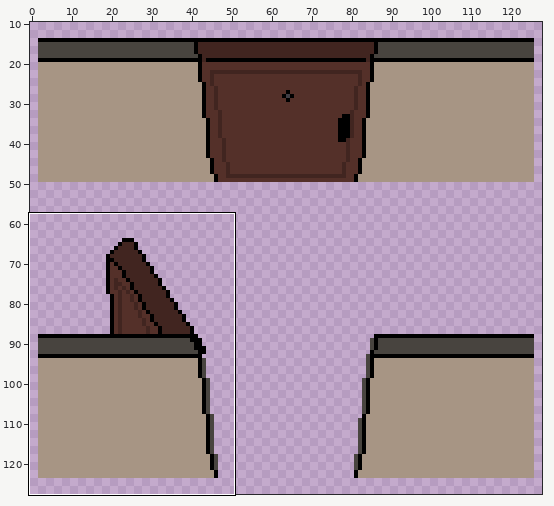
Two states of a sprite sheet, Assets/Import/MainScene/door.png. The picture above shows the old version from afar; the outline marks the close-up.
Close-up. The starting point:
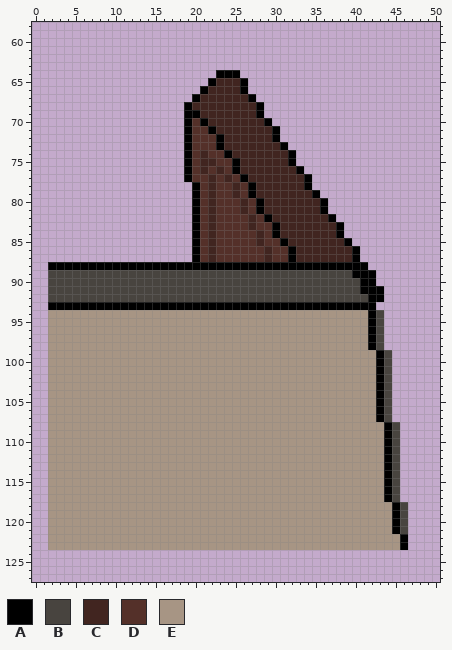
The file is 128x128 pixels. Shown: x 0..50, y 58..127. The wide view leaves out empty margins. The commit also changed other parts of the picture, which this record leaves out.
Palette (. is transparent): A #000000  B #48443f  C #412520  D #543029  E #a79584
Pixels before (only the part around the change), first column x 0:
 58 ...................................................
 59 ...................................................
 60 ...................................................
 61 ...................................................
 62 ...................................................
 63 ...................................................
 64 .......................AAA.........................
 65 ......................ACCCA........................
 66 .....................ACCCCA........................
 67 ....................ACCCCCCA.......................
 68 ...................ACCCCCCCCA......................
 69 ...................AACCCCCCCA......................
 70 ...................ADACCCCCCCA.....................
 71 ...................ADDACCCCCCCA....................
 72 ...................ADDDACCCCCCA....................
 73 ...................ADDDACCCCCCCA...................
 74 ...................ADCDDACCCCCCCA..................
 75 ...................ADCCDDACCCCCCA..................
 76 ...................ADCDCDACCCCCCCA.................
 77 ...................ADDCDCDACCCCCCCA................
 78 ....................ADCDDCDACCCCCCA................
 79 ....................ADCDDCDACCCCCCCA...............
 80 ....................ADCDDDCDACCCCCCCA..............
 81 ....................ADCDDDCDACCCCCCCA..............
 82 ....................ADCDDDDCDACCCCCCCA.............
 83 ....................ADCDDDDCDDACCCCCCCA............
 84 ....................ADCDDDDDCDACCCCCCCA............
 85 ....................ADCDDDDDCDDACCCCCCCA...........
 86 ....................ADCDDDDDDCDDACCCCCCCA..........
 87 ....................ADCDDDDDDCDDACCCCCCCA..........
 88 ..AAAAAAAAAAAAAAAAAAAAAAAAAAAAAAAAAAAAAAAA.........
 89 ..BBBBBBBBBBBBBBBBBBBBBBBBBBBBBBBBBBBBBBAAA........
 90 ..BBBBBBBBBBBBBBBBBBBBBBBBBBBBBBBBBBBBBBBAA........
 91 ..BBBBBBBBBBBBBBBBBBBBBBBBBBBBBBBBBBBBBBBAAA.......
 92 ..BBBBBBBBBBBBBBBBBBBBBBBBBBBBBBBBBBBBBBBBAA.......
 93 ..AAAAAAAAAAAAAAAAAAAAAAAAAAAAAAAAAAAAAAAAA........
 94 ..EEEEEEEEEEEEEEEEEEEEEEEEEEEEEEEEEEEEEEEEAB.......
 95 ..EEEEEEEEEEEEEEEEEEEEEEEEEEEEEEEEEEEEEEEEAB.......
 96 ..EEEEEEEEEEEEEEEEEEEEEEEEEEEEEEEEEEEEEEEEAB.......
 97 ..EEEEEEEEEEEEEEEEEEEEEEEEEEEEEEEEEEEEEEEEAB.......
 98 ..EEEEEEEEEEEEEEEEEEEEEEEEEEEEEEEEEEEEEEEEAB.......
 99 ..EEEEEEEEEEEEEEEEEEEEEEEEEEEEEEEEEEEEEEEEEAB......
100 ..EEEEEEEEEEEEEEEEEEEEEEEEEEEEEEEEEEEEEEEEEAB......
101 ..EEEEEEEEEEEEEEEEEEEEEEEEEEEEEEEEEEEEEEEEEAB......
102 ..EEEEEEEEEEEEEEEEEEEEEEEEEEEEEEEEEEEEEEEEEAB......
103 ..EEEEEEEEEEEEEEEEEEEEEEEEEEEEEEEEEEEEEEEEEAB......
104 ..EEEEEEEEEEEEEEEEEEEEEEEEEEEEEEEEEEEEEEEEEAB......
105 ..EEEEEEEEEEEEEEEEEEEEEEEEEEEEEEEEEEEEEEEEEAB......
106 ..EEEEEEEEEEEEEEEEEEEEEEEEEEEEEEEEEEEEEEEEEAB......
107 ..EEEEEEEEEEEEEEEEEEEEEEEEEEEEEEEEEEEEEEEEEAB......
108 ..EEEEEEEEEEEEEEEEEEEEEEEEEEEEEEEEEEEEEEEEEEAB.....
109 ..EEEEEEEEEEEEEEEEEEEEEEEEEEEEEEEEEEEEEEEEEEAB.....
110 ..EEEEEEEEEEEEEEEEEEEEEEEEEEEEEEEEEEEEEEEEEEAB.....
111 ..EEEEEEEEEEEEEEEEEEEEEEEEEEEEEEEEEEEEEEEEEEAB.....
112 ..EEEEEEEEEEEEEEEEEEEEEEEEEEEEEEEEEEEEEEEEEEAB.....
113 ..EEEEEEEEEEEEEEEEEEEEEEEEEEEEEEEEEEEEEEEEEEAB.....
114 ..EEEEEEEEEEEEEEEEEEEEEEEEEEEEEEEEEEEEEEEEEEAB.....
115 ..EEEEEEEEEEEEEEEEEEEEEEEEEEEEEEEEEEEEEEEEEEAB.....
116 ..EEEEEEEEEEEEEEEEEEEEEEEEEEEEEEEEEEEEEEEEEEAB.....
117 ..EEEEEEEEEEEEEEEEEEEEEEEEEEEEEEEEEEEEEEEEEEAB.....
118 ..EEEEEEEEEEEEEEEEEEEEEEEEEEEEEEEEEEEEEEEEEEEAB....
119 ..EEEEEEEEEEEEEEEEEEEEEEEEEEEEEEEEEEEEEEEEEEEAB....
120 ..EEEEEEEEEEEEEEEEEEEEEEEEEEEEEEEEEEEEEEEEEEEAB....
121 ..EEEEEEEEEEEEEEEEEEEEEEEEEEEEEEEEEEEEEEEEEEEAB....
122 ..EEEEEEEEEEEEEEEEEEEEEEEEEEEEEEEEEEEEEEEEEEEEA....
123 ..EEEEEEEEEEEEEEEEEEEEEEEEEEEEEEEEEEEEEEEEEEEEA....
124 ...................................................
125 ...................................................
126 ...................................................
127 ...................................................
And afterwards:
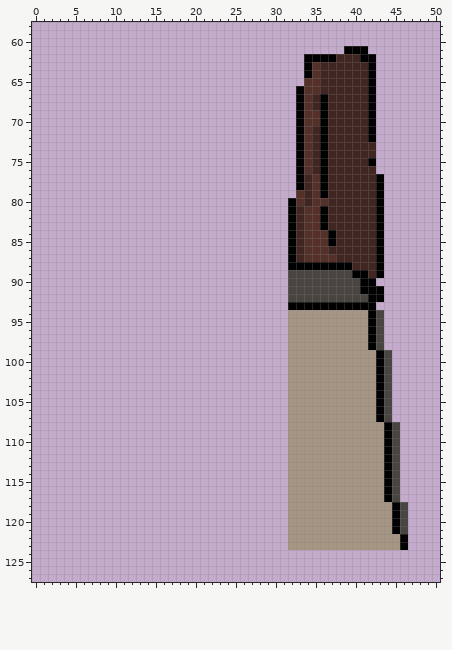
What changed:
Changed rows in their new state; - is an unchanged pixel.
first column x 2:
 61 -------------------------------------AAA--
 62 --------------------------------AAAACCCAA-
 63 --------------------------------ADCCCCCCA-
 64 ---------------------...--------ADCCCCCCA-
 65 --------------------.....-------DDCCCCCCA-
 66 -------------------......------ADDCCCCCCA-
 67 ------------------........-----ADCACCCCCA-
 68 -----------------..........----ADCACCCCCA-
 69 -----------------..........----ADDACCCCCA-
 70 -----------------...........---ADDACCCCCA-
 71 -----------------............--ADCACCCCCA-
 72 -----------------............--ADCACCCCCA-
 73 -----------------.............-ADCACCCCCC-
 74 -----------------..............ADCACCCCCC-
 75 -----------------..............ADCACCCCCA-
 76 -----------------..............-DCACCCCCC-
 77 -----------------..............ACDACCCCCCA
 78 ------------------.............ACDACCCCCCA
 79 ------------------.............D-DACCCCCCA
 80 ------------------............AD-DDCCCCCCA
 81 ------------------............A-DD-CCCCCCA
 82 ------------------............A-DDACCCCCCA
 83 ------------------............A-DDA-CCCCCA
 84 ------------------............A-DDDACCCCCA
 85 ------------------............A-DDDA-CCCCA
 86 ------------------............--DDD---CCCA
 87 ------------------............--DDDD--CCCA
 88 ..............................--------CCCA
 89 ..............................----------CA
 90 ..............................------------
 91 ..............................------------
 92 ..............................------------
 93 ..............................------------
 94 ..............................------------
 95 ..............................------------
 96 ..............................------------
 97 ..............................------------
 98 ..............................------------
 99 ..............................------------
100 ..............................------------
101 ..............................------------
102 ..............................------------
103 ..............................------------
104 ..............................------------
105 ..............................------------
106 ..............................------------
107 ..............................------------
108 ..............................------------
109 ..............................------------
110 ..............................------------
111 ..............................------------
112 ..............................------------
113 ..............................------------
114 ..............................------------
115 ..............................------------
116 ..............................------------
117 ..............................------------
118 ..............................------------
119 ..............................------------
120 ..............................------------
121 ..............................------------
122 ..............................------------
123 ..............................------------
